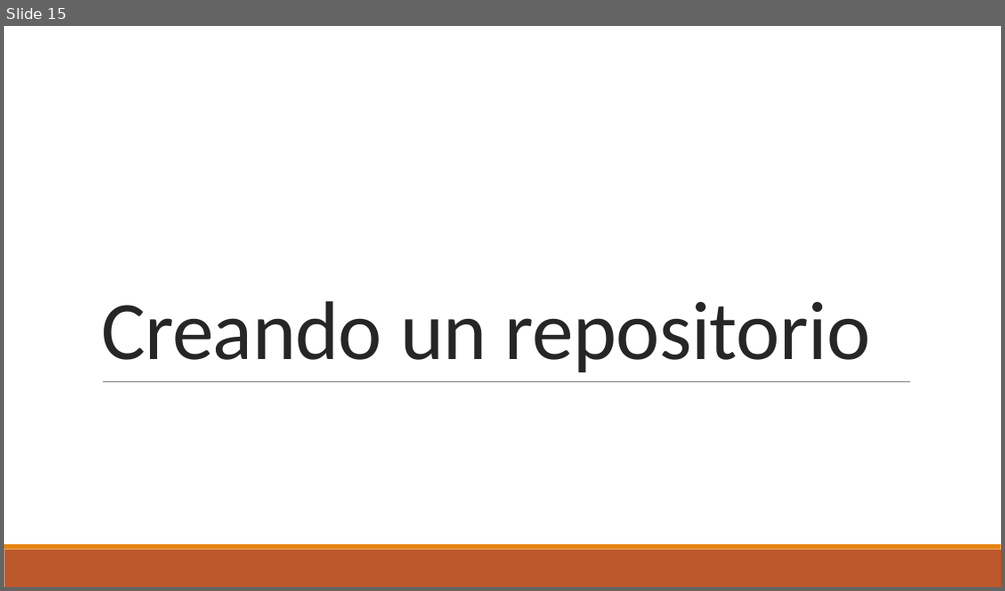
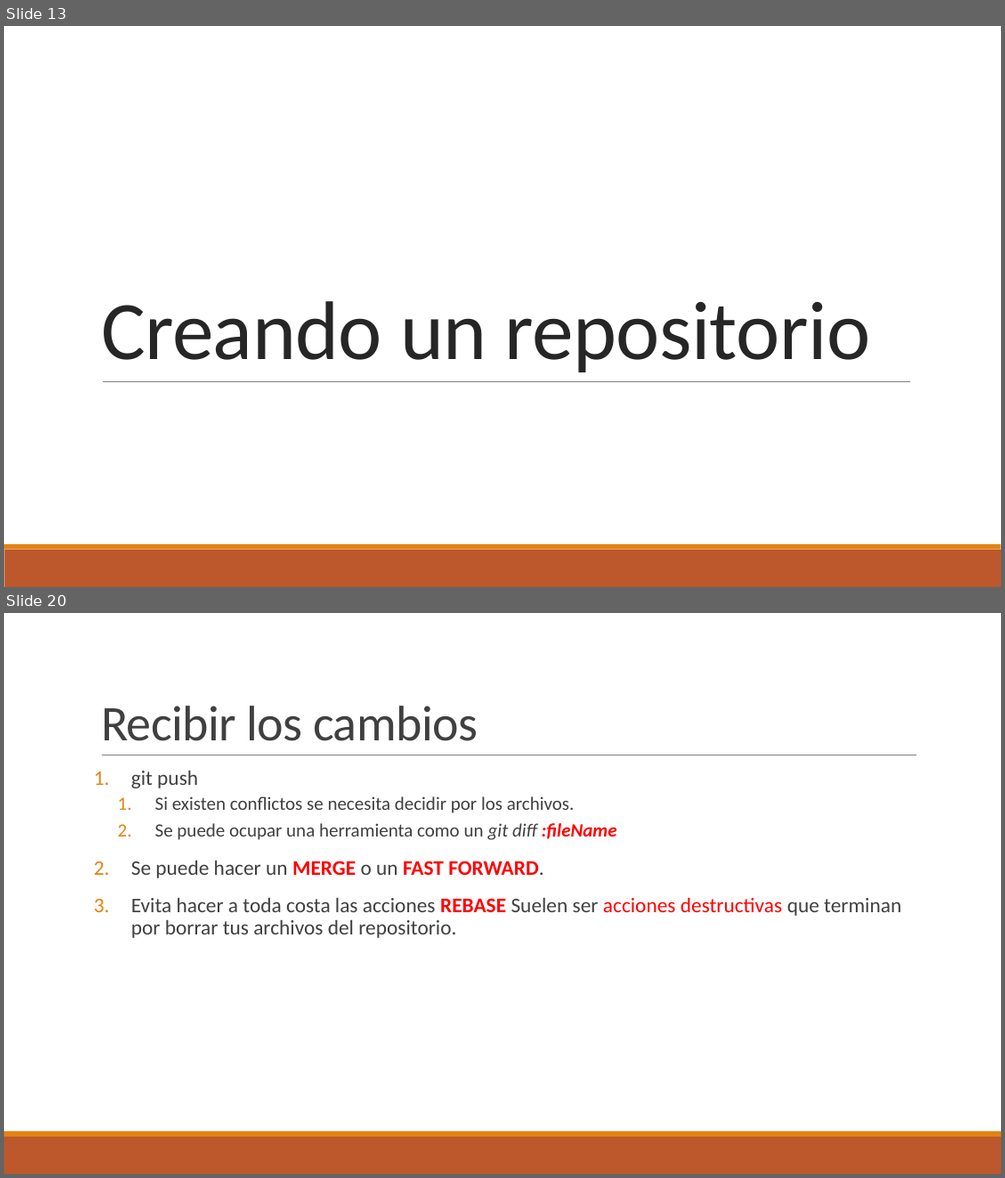
Before and after one commit to DuckHunter213/TutorialGit, a slide deck: Git.pptx. Shown one above the other, each under a label of ours: slide 15 before the commit, slides 13 and 20 after it; the slides between them are not shown. The pictures are 1005x591 and 1005x1178 pixels, drawn with LibreOffice and Linux fonts; fonts in the diff are those of the drawing; background and template pictures are left out. Boxes give left, top, right and bottom in pixels: in the first picture for what was removed or moved away, otherwise in the second. Text is boxed around its words. In the diff, an @@ line names an element or a change of style, - is before the commit and + after.

Commit message:
Cambios a la presentacion y agrega los comandos por medio de curl

```diff
--- a/Git.pptx
+++ b/Git.pptx
@@ slide 20 added at (4, 613, 1001, 1174), background #FFFFFF; not listed: 2 template elements that a slide beside it also shows @@
@@ title added at (101, 706, 477, 741), 48 pt, text #404040 @@
+Recibir los cambios
@@ line added from (102, 755) to (917, 755), #808080 0.5 pt @@
@@ text added at (131, 771, 901, 938), 20 pt, text #404040 @@
+1. git push
+  1. Si existen conflictos se necesita decidir por los archivos.
+  2. Se puede ocupar una herramienta como un git diff :fileName
+2. Se puede hacer un MERGE o un FAST FORWARD.
+3. Evita hacer a toda costa las acciones REBASE Suelen ser acciones destructivas que terminan por borrar tus archivos del repositorio.
@@ what was slide 15 is now slide 13 @@
```
Also in this commit, not shown: 2 slides changed, 6 other slides added, 6 slides removed, 1 other file.
